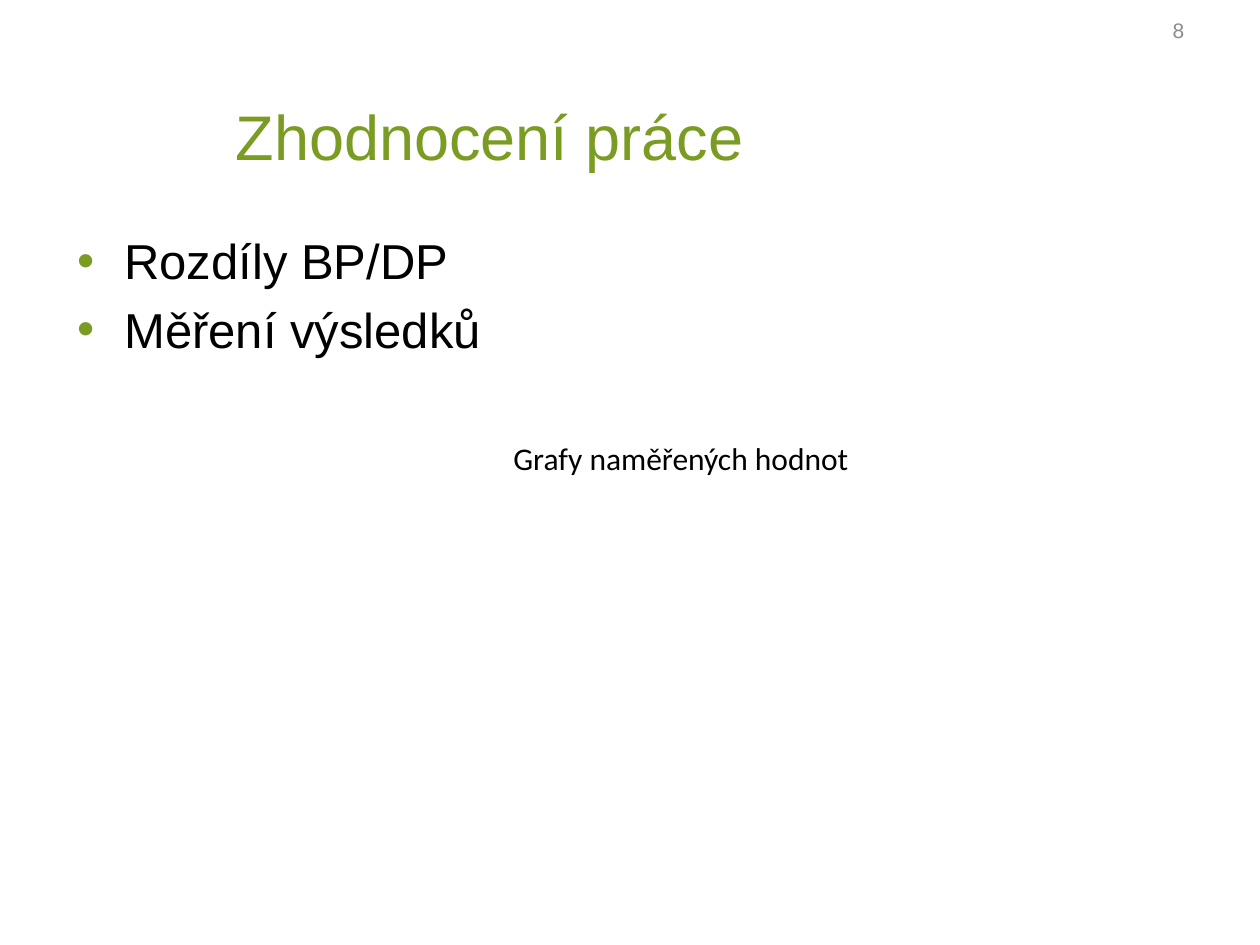
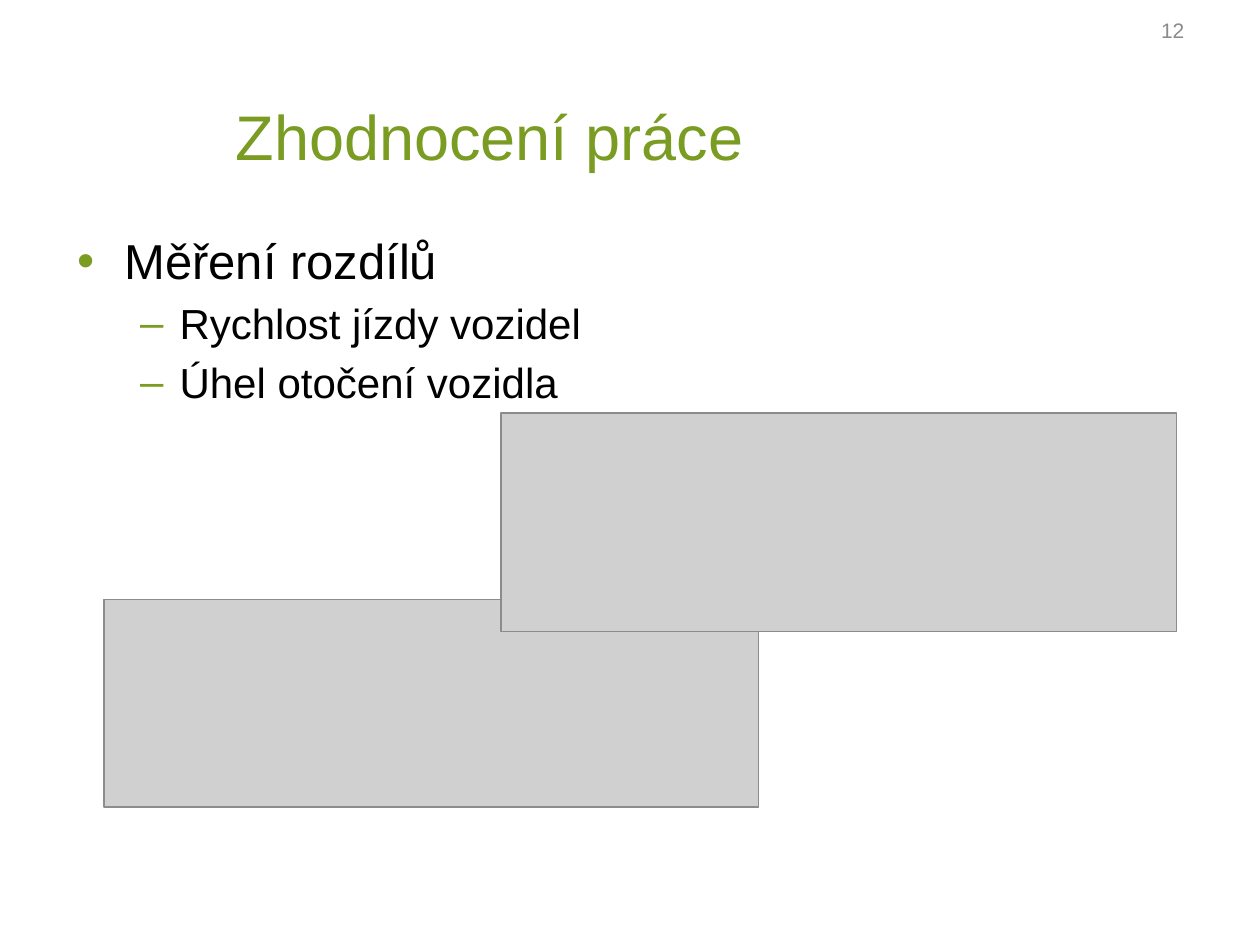
Before and after one commit to Erumoico42/diplomova_prace, a slide deck: slide 12 of prezentace_mikulik.pptx (slide 8 before the commit). Drawn at 1260x945 pixels with LibreOffice and Linux fonts; fonts in the diff are those of the drawing; grey boxes stand for pictures; background and template pictures are left out. Boxes give left, top, right and bottom in pixels: in the first picture for what was removed or moved away, otherwise in the second. Text is boxed around its words. In the diff, an @@ line names an element or a change of style, - is before the commit and + after.

```diff
--- a/prezentace_mikulik.pptx
+++ b/prezentace_mikulik.pptx
@@ page number at [1161, 23, 1184, 38]: text changed @@
-8
+12
@@ text at [124, 240, 581, 399]: text changed; size 28 to 24 pt @@
-• Rozdíly BP/DP
-• Měření výsledků
+• Měření rozdílů
+  – Rychlost jízdy vozidel
+  – Úhel otočení vozidla
@@ picture added at [501, 413, 1177, 633] @@
@@ text removed at [513, 448, 848, 475] @@
-Grafy naměřených hodnot
@@ picture added at [105, 600, 760, 808] @@
```
Also in this commit, not shown: 4 other slides changed, 4 slides added, 1 other file.
